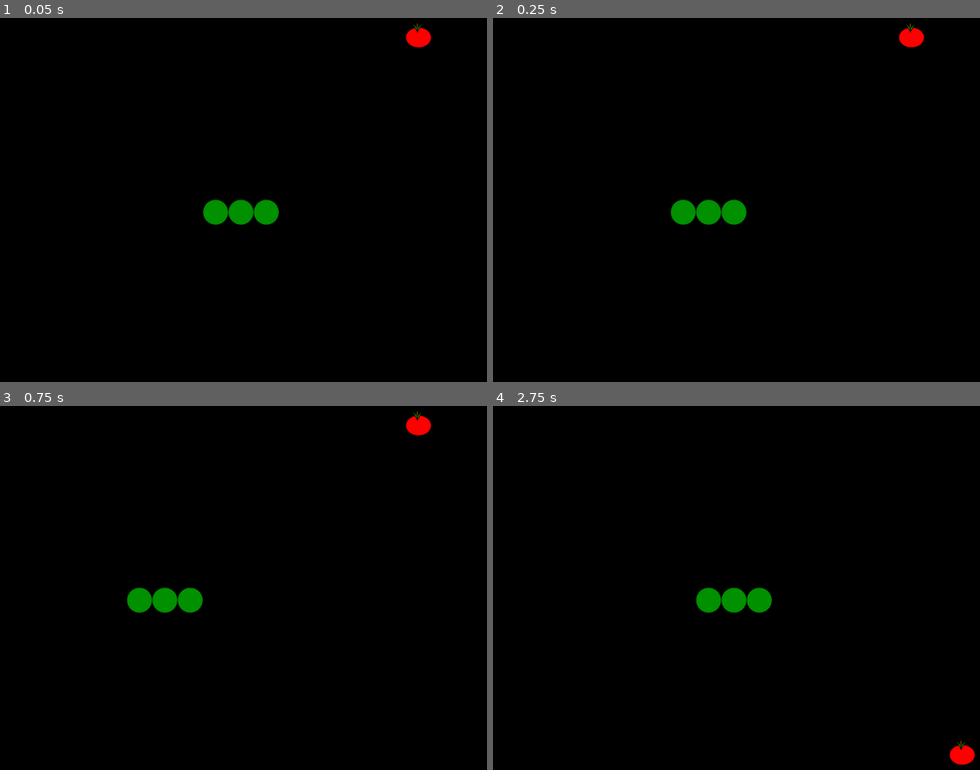
Above: before the commit, frames 1-4 (two rows, left to right).
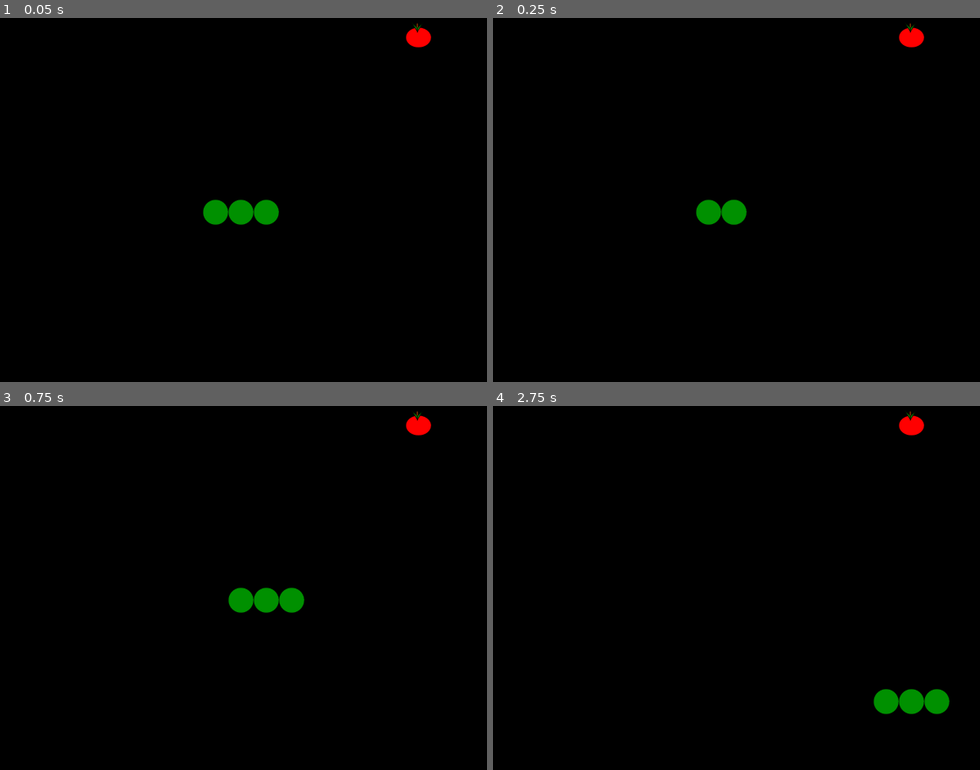
Above: after the commit, the same moments.

Repository: henri12341/matopeli_godot
Game: Godot game, scene res://Scenes/Matopeli.tscn
Two runs of this game, one before a commit and one after it. Both use one fixed random seed, a clock stepped at 60 frames per second and the inputs below.
Inputs:
- Up to frame 1 (0.05 s): no input
- Up to frame 2 (0.25 s): no input
- Up to frame 3 (0.75 s): hold Right (move_right) from 0.53 s (still down)
- Up to frame 4 (2.75 s): release Right (move_right) at 1.28 s; hold S (move_down) 1.28-2.03 s; hold Right (move_right) from 2.03 s (still down)

Frame 1 is identical in both runs. In frame 2, 0.3% of the frame differs, in the area x 36-42%, y 49-57%; in frame 3, 1.7%; in frame 4, 2.2%, in the area x 41-99%, y 1-99%.

Commit message:
Fixed controls to be consistent

Diff:
--- a/Scenes/Matopeli.gd
+++ b/Scenes/Matopeli.gd
@@ -63,9 +63,9 @@
 		print(sijainti)
 
 		if suunta == "Oikea":
+			liikutettava_madon_osa.position = Vector2(sijainti.x + ruudun_koko, sijainti.y)
+		if suunta == "Vasen":
 			liikutettava_madon_osa.position = Vector2(sijainti.x - ruudun_koko, sijainti.y)
-		if suunta == "Vasen":
-			liikutettava_madon_osa.position = Vector2(sijainti.x + ruudun_koko, sijainti.y)
 		if suunta == "Ylos":
 			liikutettava_madon_osa.position = Vector2(sijainti.x , sijainti.y - ruudun_koko)
 		if suunta == "Alas":
--- a/project.godot
+++ b/project.godot
@@ -35,13 +35,13 @@
 }
 move_left={
 "deadzone": 0.5,
-"events": [ Object(InputEventKey,"resource_local_to_scene":false,"resource_name":"","device":0,"alt":false,"shift":false,"control":false,"meta":false,"command":false,"pressed":false,"scancode":68,"unicode":0,"echo":false,"script":null)
+"events": [ Object(InputEventKey,"resource_local_to_scene":false,"resource_name":"","device":0,"alt":false,"shift":false,"control":false,"meta":false,"command":false,"pressed":false,"scancode":65,"unicode":0,"echo":false,"script":null)
 , Object(InputEventKey,"resource_local_to_scene":false,"resource_name":"","device":0,"alt":false,"shift":false,"control":false,"meta":false,"command":false,"pressed":false,"scancode":16777231,"unicode":0,"echo":false,"script":null)
  ]
 }
 move_right={
 "deadzone": 0.5,
-"events": [ Object(InputEventKey,"resource_local_to_scene":false,"resource_name":"","device":0,"alt":false,"shift":false,"control":false,"meta":false,"command":false,"pressed":false,"scancode":65,"unicode":0,"echo":false,"script":null)
+"events": [ Object(InputEventKey,"resource_local_to_scene":false,"resource_name":"","device":0,"alt":false,"shift":false,"control":false,"meta":false,"command":false,"pressed":false,"scancode":68,"unicode":0,"echo":false,"script":null)
 , Object(InputEventKey,"resource_local_to_scene":false,"resource_name":"","device":0,"alt":false,"shift":false,"control":false,"meta":false,"command":false,"pressed":false,"scancode":16777233,"unicode":0,"echo":false,"script":null)
  ]
 }
